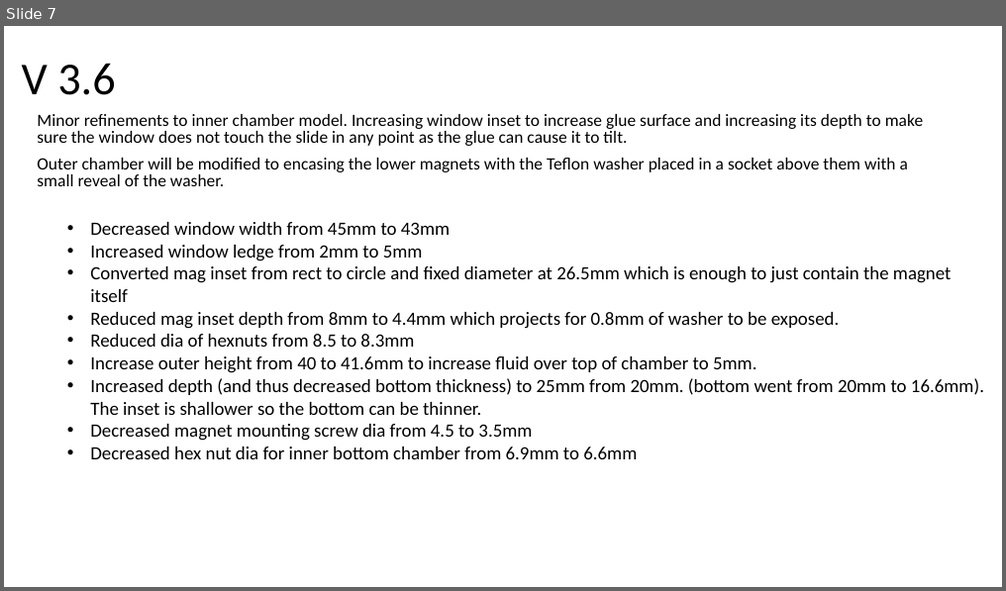
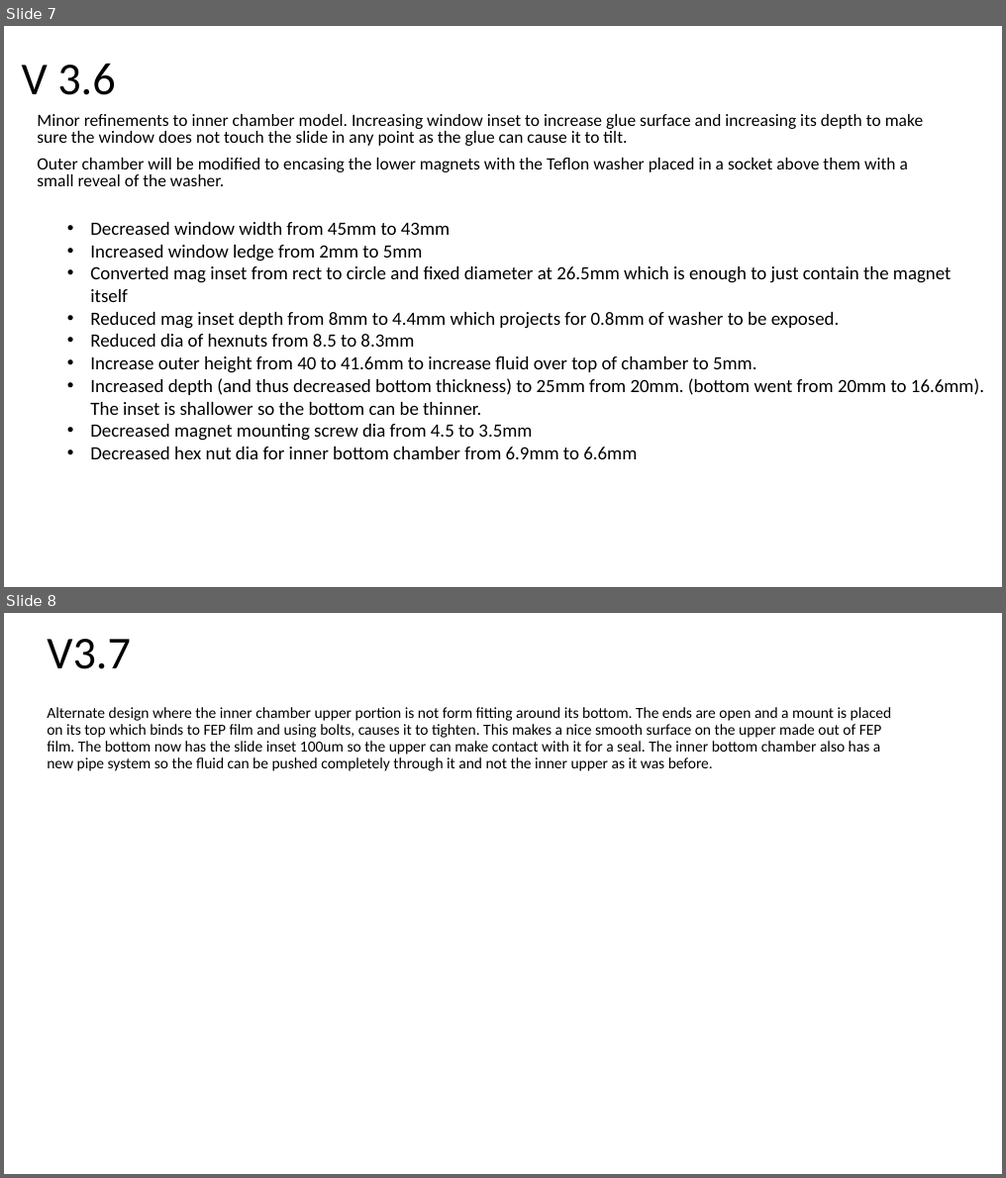
Before and after one commit to mdanderson03/SpectrePlex, a slide deck: 3D model/version logs and observations/Changelogs for Chamber for AutoCIF.pptx. Shown one above the other, each under a label of ours: slide 7 before the commit, slides 7 and 8 after it. The pictures are 1006x591 and 1006x1178 pixels, drawn with LibreOffice and Linux fonts; fonts in the diff are those of the drawing. Boxes give left, top, right and bottom in pixels: in the first picture for what was removed or moved away, otherwise in the second. Text is boxed around its words. In the diff, an @@ line names an element or a change of style, - is before the commit and + after.

Commit message:
chamber V4.0
chamber 4.0 initial design and updated log

```diff
--- a/3D model/version logs and observations/Changelogs for Chamber for AutoCIF.pptx
+++ b/3D model/version logs and observations/Changelogs for Chamber for AutoCIF.pptx
@@ slide 8 added at (4, 613, 1002, 1174), background #FFFFFF @@
@@ title added at (47, 639, 131, 669), 44 pt, text #000000 @@
+V3.7
@@ text added at (47, 707, 892, 771), 14.8 pt, text #000000 @@
+Alternate design where the inner chamber upper portion is not form fitting around its bottom. The ends are open and a mount is placed on its top which binds to FEP film and using bolts, causes it to tighten. This makes a nice smooth surface on the upper made out of FEP film. The bottom now has the slide inset 100um so the upper can make contact with it for a seal. The inner bottom chamber also has a new pipe system so the fluid can be pushed completely through it and not the inner upper as it was before.
```
Also in this commit, not shown: 1 other slide added, 15 other files.
